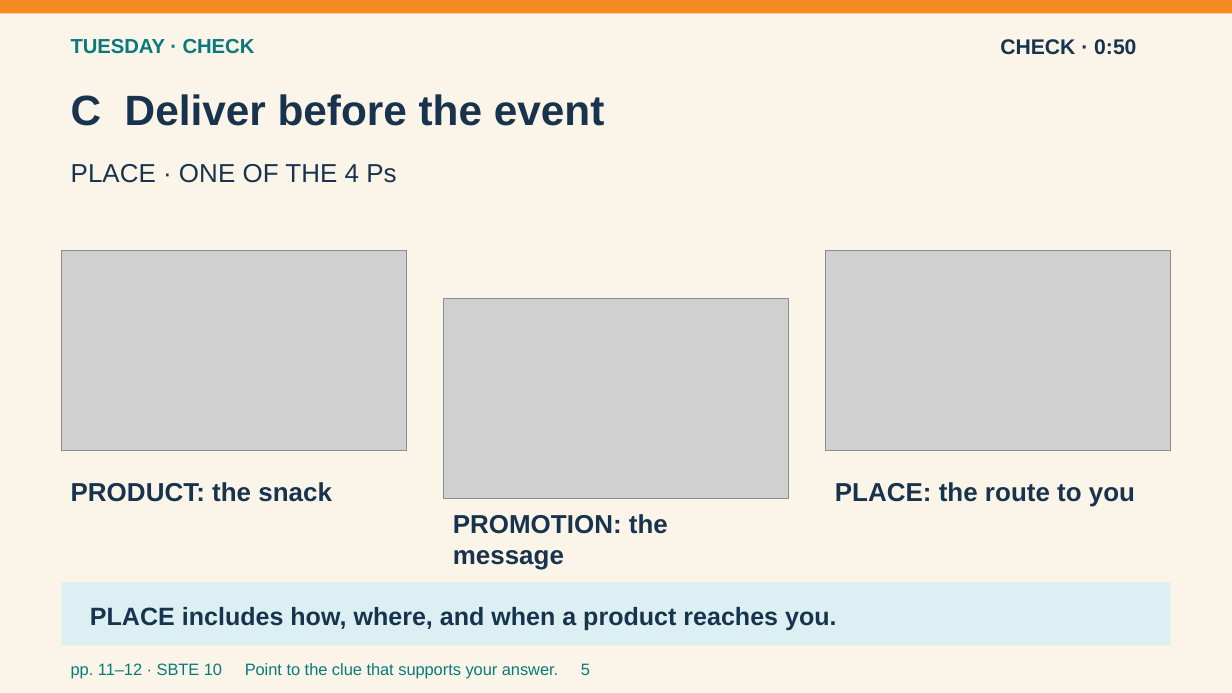
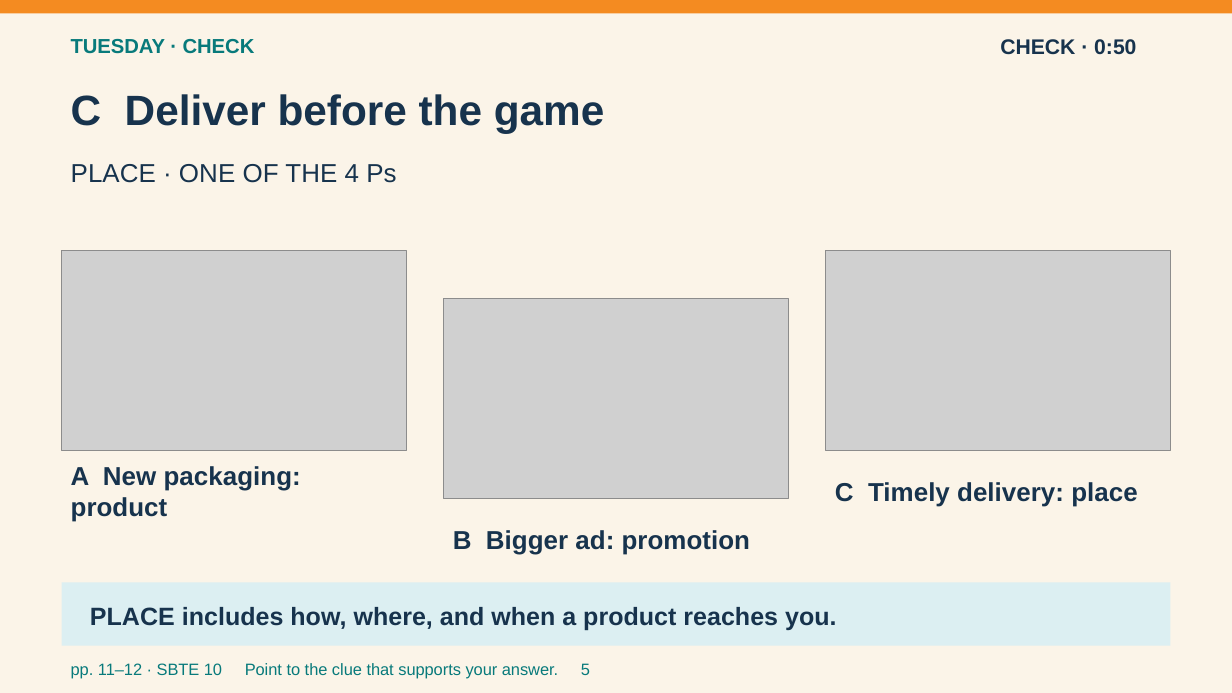
Before and after one commit to pzg8794/teaching-placement, a slide deck: slide 5 of second-placement/planning/2026-09-21-to-25/2026-09-21-to-25-Entry-Routines-Visual-v3.pptx. Drawn at 1232x693 pixels with LibreOffice and Linux fonts; fonts in the diff are those of the drawing; grey boxes stand for pictures. Boxes give left, top, right and bottom in pixels: in the first picture for what was removed or moved away, otherwise in the second. Text is boxed around its words. In the diff, an @@ line names an element or a change of style, - is before the commit and + after.

Commit message:
Ground Tuesday and Thursday entries in concrete problems before terminology

```diff
--- a/second-placement/planning/2026-09-21-to-25/2026-09-21-to-25-Entry-Routines-Visual-v3.pptx
+++ b/second-placement/planning/2026-09-21-to-25/2026-09-21-to-25-Entry-Routines-Visual-v3.pptx
@@ text at (71, 94, 605, 133): text changed @@
-C Deliver before the event
+C Deliver before the game
@@ text at (71, 466, 301, 522): text changed @@
-PRODUCT: the snack
+A New packaging: product
@@ text at (835, 482, 1137, 507): text changed @@
-PLACE: the route to you
+C Timely delivery: place
@@ text at (453, 530, 750, 555): text changed @@
-PROMOTION: the message
+B Bigger ad: promotion
```
Also in this commit, not shown: 4 other slides changed, 2 other files.
